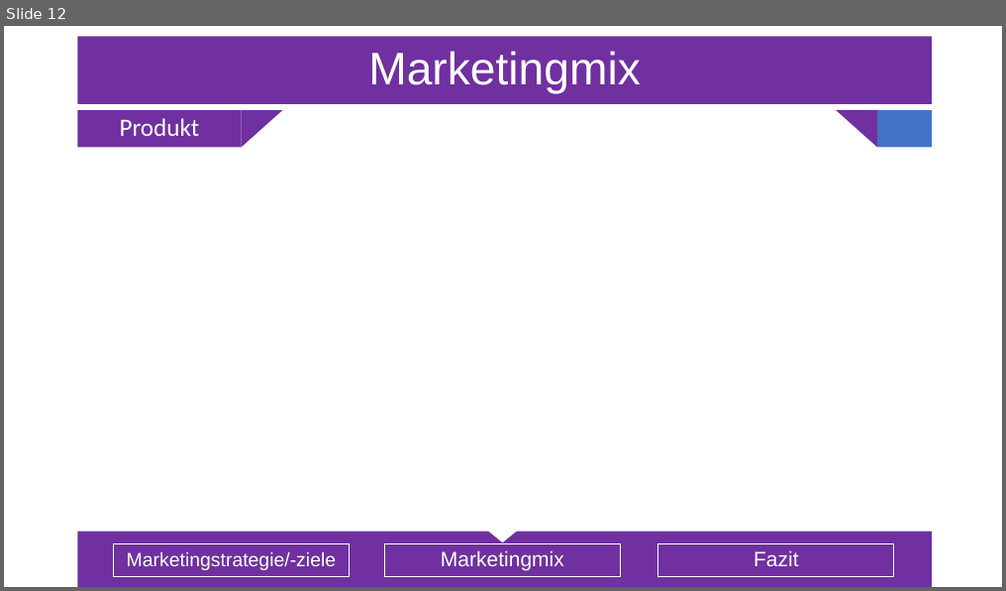
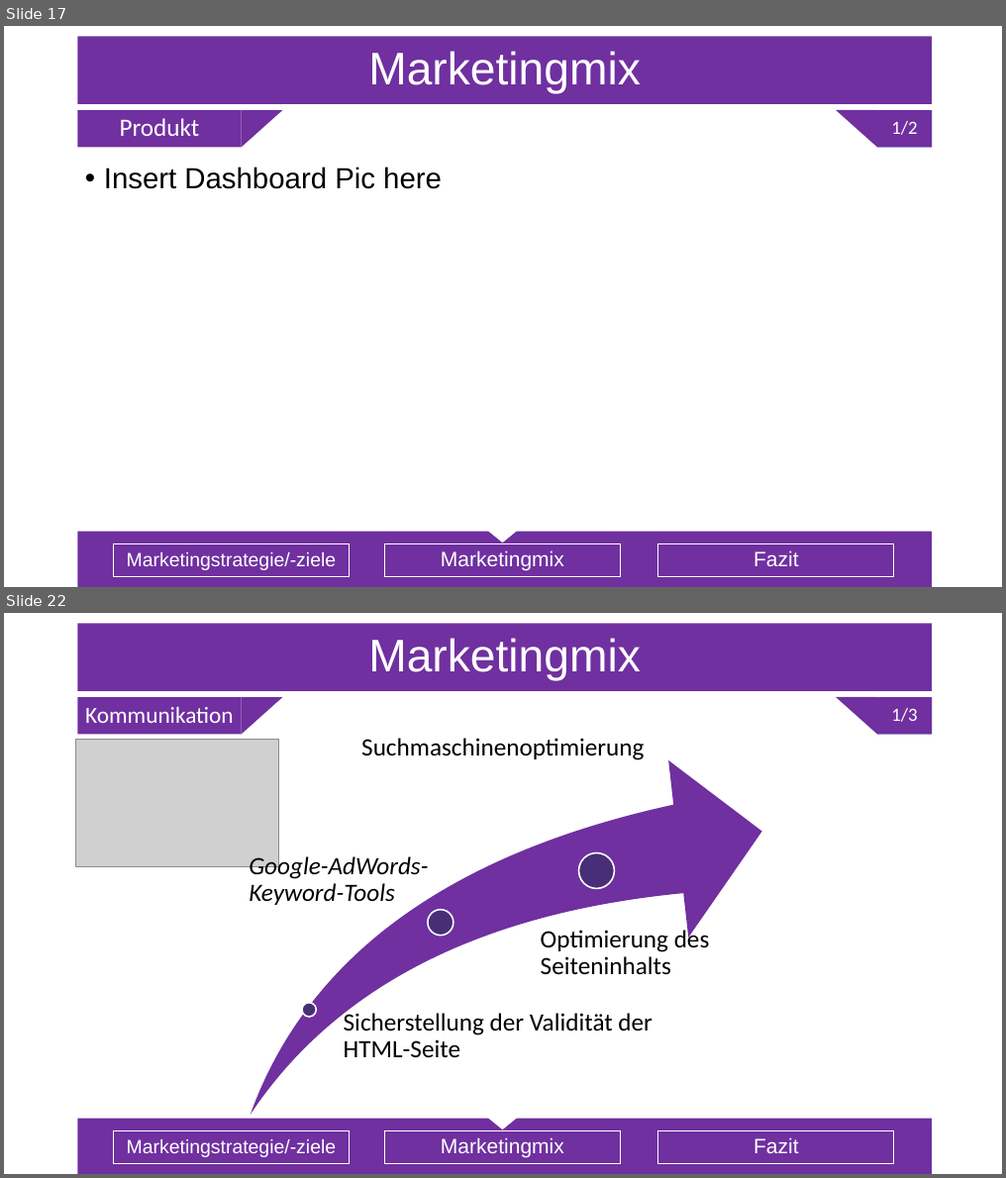
Before and after one commit to Sl0thking/mp_gproz_scrumiverse, a slide deck: 5_Präsentation/Projektpräsentation.pptx. Shown one above the other, each under a label of ours: slide 12 before the commit, slides 17 and 22 after it; the slides between them are not shown. The pictures are 1006x591 and 1006x1178 pixels, drawn with LibreOffice and Linux fonts; fonts in the diff are those of the drawing; grey boxes stand for pictures. Boxes give left, top, right and bottom in pixels: in the first picture for what was removed or moved away, otherwise in the second. Text is boxed around its words. In the diff, an @@ line names an element or a change of style, - is before the commit and + after.

```diff
--- a/5_Präsentation/Projektpräsentation.pptx
+++ b/5_Präsentation/Projektpräsentation.pptx
@@ slide 22 added at box(4, 613, 1002, 1174), background #FFFFFF; not listed: 5 template elements that a slide beside it also shows @@
@@ title added at box(77, 624, 932, 691), fill #7030A0, outline #325491 1 pt, 44 pt, text #FFFFFF @@
+Marketingmix
@@ text added at box(77, 697, 241, 735), fill #7030A0, 22.2 pt, text #FFFFFF @@
+Kommunikation
@@ text added at box(877, 697, 933, 735), fill #7030A0, 18 pt, text #FFFFFF @@
+1/3
@@ picture added at box(76, 739, 279, 866) @@
@@ text added at box(361, 738, 644, 761), 24 pt, text #000000 @@
+Suchmaschinenoptimierung
@@ group added at box(249, 761, 762, 1115): 3 ellipses, 3 texts, 1 swoosh arrow @@
+Sicherstellung der Validität der HTML-Seite
+Google-AdWords-Keyword-Tools
+Optimierung des Seiteninhalts
@@ text added at box(113, 1131, 350, 1164), outline #FFFFFF 0.75 pt, 18.5 pt, text #FFFFFF @@
+Marketingstrategie/-ziele
@@ text added at box(385, 1131, 621, 1164), outline #FFFFFF 0.75 pt, 20 pt, text #FFFFFF @@
+Marketingmix
@@ text added at box(658, 1131, 894, 1164), outline #FFFFFF 0.75 pt, 20 pt, text #FFFFFF @@
+Fazit
@@ what was slide 12 is now slide 17 @@
@@ slide 17 changed as well @@
@@ text added at box(877, 110, 933, 148), fill #7030A0, 18 pt, text #FFFFFF @@
+1/2
@@ text added at box(104, 167, 442, 189), 28 pt, text #000000 @@
+• Insert Dashboard Pic here
```
Also in this commit, not shown: 12 other slides changed, 9 other slides added, 1 slide removed, 1 other file.
